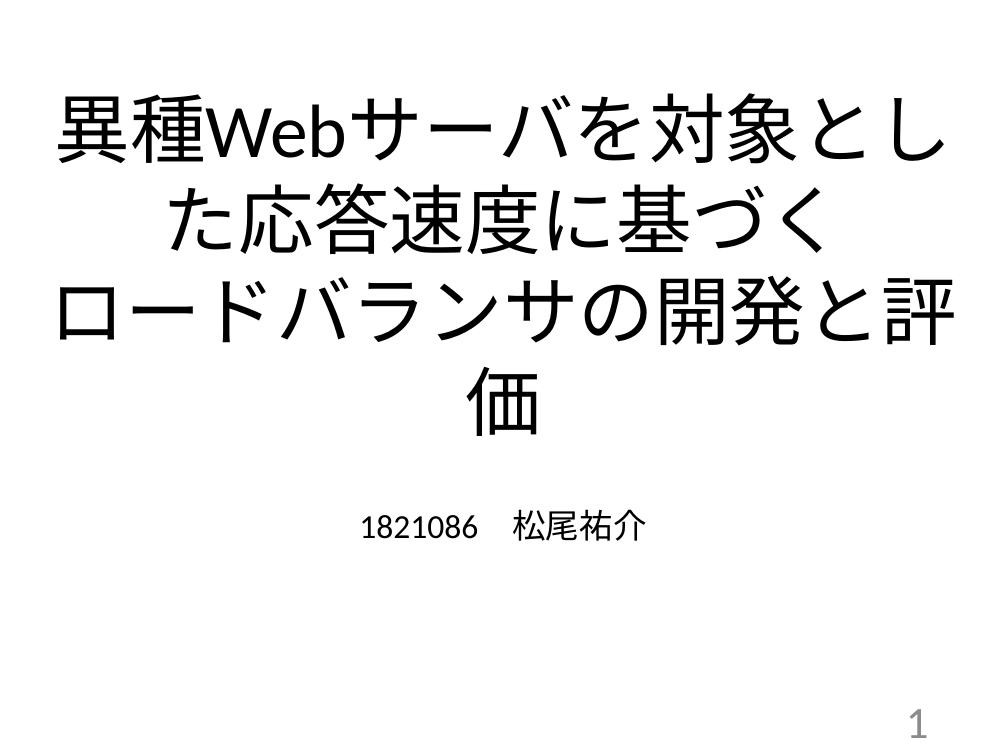
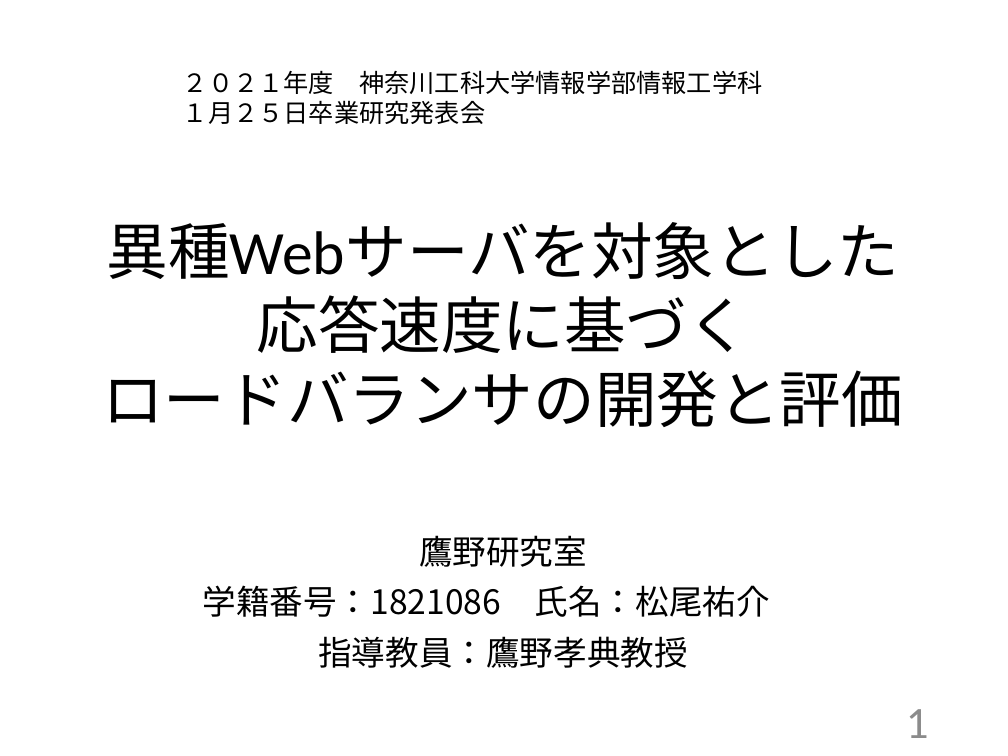
Before and after one commit to kait-takanolab/1821086_matsuo_thesis, a slide deck: slide 1 of 発表用/1821086_卒業研究発表会.pptx. Drawn at 1008x756 pixels with LibreOffice and Linux fonts; fonts in the diff are those of the drawing. Boxes give left, top, right and bottom in pixels: in the first picture for what was removed or moved away, otherwise in the second. Text is boxed around its words. In the diff, an @@ line names an element or a change of style, - is before the commit and + after.

```diff
--- a/発表用/1821086_卒業研究発表会.pptx
+++ b/発表用/1821086_卒業研究発表会.pptx
@@ text added at bbox=[183, 70, 762, 124], 18 pt, text #000000 @@
+２０２１年度 神奈川工科大学情報学部情報工学科
+１月２５日卒業研究発表会
@@ title at bbox=[102, 222, 903, 427]: text changed; size 54 to 44 pt @@
-異種Webサーバを対象とした応答速度に基づく
-ロードバランサの開発と評価
+異種Webサーバを対象とした
+応答速度に基づく
+ロードバランサの開発と評価
@@ subtitle removed at bbox=[359, 509, 646, 541] @@
-1821086 松尾祐介
@@ text added at bbox=[203, 535, 770, 668], 24 pt, text #000000 @@
+鷹野研究室
+学籍番号：1821086 氏名：松尾祐介
+指導教員：鷹野孝典教授
```
